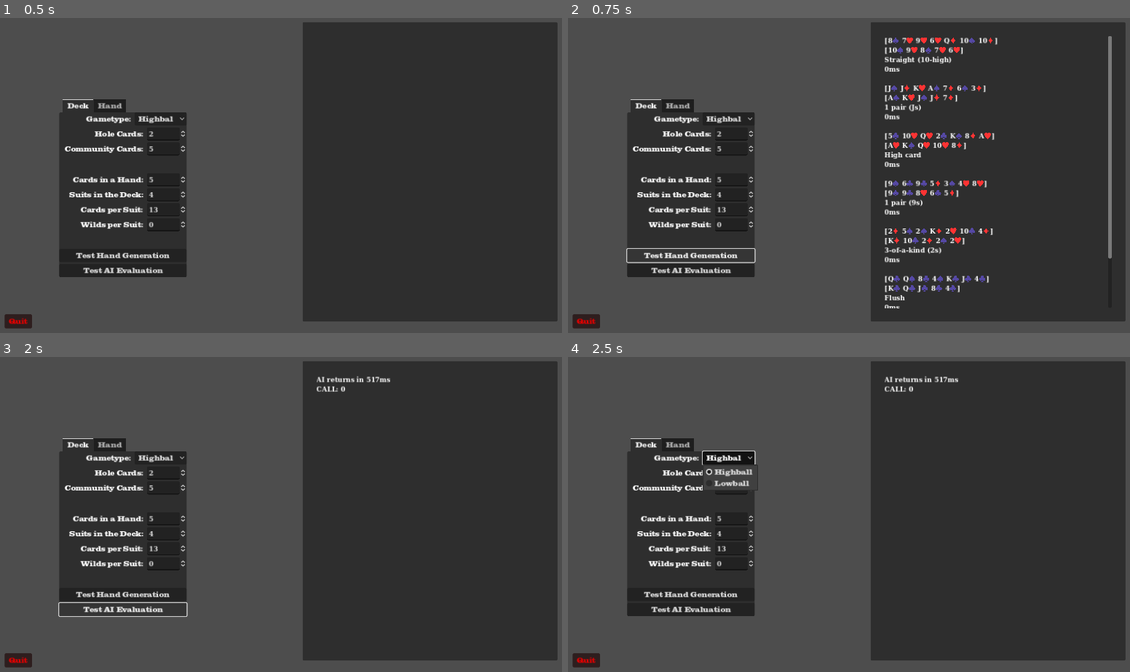
Above: before the commit, frames 1-4 (two rows, left to right).
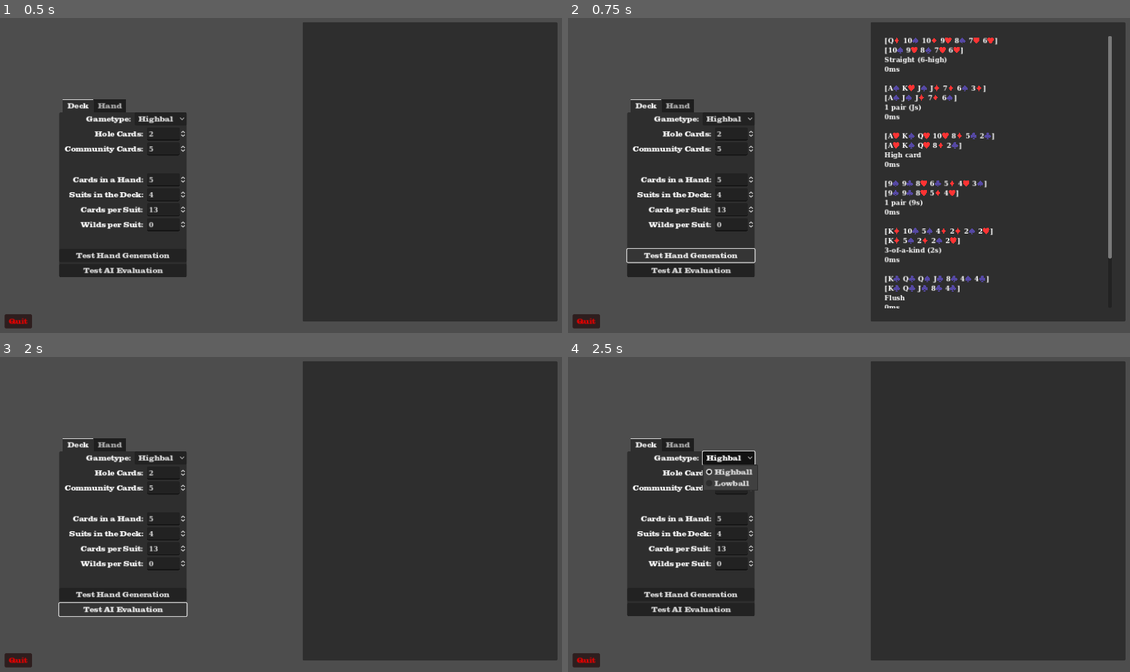
Above: after the commit, the same moments.

Repository: rwilson02/Poker-Party
Game: Godot game, scene res://scenes/debug/test_hands.tscn
Two runs of this game, one before a commit and one after it. Both use one fixed random seed, a clock stepped at 60 frames per second and the inputs below. This scene is started directly instead of the project's main scene.
Inputs:
- Up to frame 1 (0.5 s): no input
- Up to frame 2 (0.75 s): click "Test Hand Generation" at 0.5 s
- Up to frame 3 (2 s): click "Test AI Evaluation" at 1.25 s
- Up to frame 4 (2.5 s): click "Highball" at 2 s

Frame 1 is identical in both runs. In frame 2, 1.4% of the frame differs, in the area x 56-76%, y 6-85%; in frame 3, 0.2%; in frame 4, 0.2%.

Commit message:
some hand generation optimizations

Diff:
--- a/scripts/debug/hand_generation.gd
+++ b/scripts/debug/hand_generation.gd
@@ -91,6 +91,7 @@
 	ai_node.set_script(AI)
 	add_child(ai_node)
 	ai_node.setup(0)
+	ai_node.player_info.chips = 200
 
 	var deck = range(Rules.get_deck_size())
 	for i in Rules.RULES.SUITS * Rules.RULES.WILDS:
--- a/scripts/hand.gd
+++ b/scripts/hand.gd
@@ -2,9 +2,9 @@
 
 var cards = []
 var rank = ""
-var kickerA = null
-var kickerB = null
-var kickerC = null
+var kickerA = -1
+var kickerB = -1
+var kickerC = -1
 
 func _init(given_cards: Array):
 	if not given_cards.is_empty():
@@ -13,15 +13,11 @@
 #		prints(self.rank, Hand.hand_to_string(self.cards))
 
 func classify():
-	var value_sort = func(a,b): return Rules.get_value(a) > Rules.get_value(b)
-
-	self.cards.sort_custom(value_sort)
-
 	var clean_values = self.cards.map(Rules.get_value)
+	clean_values.sort();
 	var runs = []
 
 	var wild_count = self.cards.count(Rules.FREE_WILD)
-
 	if wild_count == Rules.RULES.CARDS_PER_HAND:
 		self.rank = "AW"
 		return
@@ -44,12 +40,11 @@
 	if Rules.RULES.BALL == -1:
 		if not is_straight.is_empty():
 			var clean_straight = is_straight.map(func(c): return Rules.get_value(c))
-			clean_straight.sort_custom(value_sort)
+			clean_straight.sort()
 
 			if clean_straight[0] == Rules.RULES.VALS_PER_SUIT - 1 and \
 			clean_straight[1] == Rules.RULES.CARDS_PER_HAND - 2:
 				self.rank = "SW" if is_flush else "WH"
-				self.cards.sort_custom(value_sort)
 				return
 		# If it hasn't returned by now, clear it all
 		is_straight.clear()
@@ -91,13 +86,13 @@
 
 	#assert(runs.all(func(c): return c[0] <= self.cards.size()))
 
-	self.cards.sort_custom(value_sort)
 	match [not is_straight.is_empty(), is_flush]:
 		[true, var also_flush]:
-			self.kickerA = self.cards.front()
-			if Rules.get_value(self.kickerA) == Rules.RULES.VALS_PER_SUIT - 1 and \
-				Rules.get_value(self.cards[1]) == Rules.RULES.CARDS_PER_HAND - 2:
-					self.kickerA = self.cards[1]
+			if Rules.get_value(clean_values[0]) == Rules.RULES.VALS_PER_SUIT - 1 and \
+				Rules.get_value(clean_values[1]) == Rules.RULES.CARDS_PER_HAND - 2:
+					self.kickerA = clean_values[1]
+			else:
+				self.kickerA = clean_values.front()
 
 			self.rank = "SF" if also_flush else "ST"
 		[false, true]:
@@ -125,7 +120,7 @@
 						[3, 3]:
 							self.rank = "2T"
 						[_, _]:
-							if groups[0] + groups[1] < self.cards.size():
+							if groups[0] + groups[1] < clean_values.size():
 								self.rank = "CR"
 							else:
 								self.rank = "FH"
@@ -362,24 +357,24 @@
 		# Highball
 		if a.rank != b.rank:
 			return Rules.RULES.HAND_RANKS[a.rank] > Rules.RULES.HAND_RANKS[b.rank]
-		elif Rules.get_value(a.kickerA) != Rules.get_value(b.kickerA):
-			return Rules.get_value(a.kickerA) > Rules.get_value(b.kickerA)
-		elif Rules.get_value(a.kickerB) != Rules.get_value(b.kickerB):
-			return Rules.get_value(a.kickerB) > Rules.get_value(b.kickerB)
-		elif Rules.get_value(a.kickerC) != Rules.get_value(b.kickerC):
-			return Rules.get_value(a.kickerC) > Rules.get_value(b.kickerC)
+		elif a.kickerA != b.kickerA:
+			return a.kickerA > b.kickerA
+		elif a.kickerB != b.kickerB:
+			return a.kickerB > b.kickerB
+		elif a.kickerC != b.kickerC:
+			return a.kickerC > b.kickerC
 		else:
 			return a.cards.map(Rules.get_value) > b.cards.map(Rules.get_value)
 	else:
 		# Lowball
 		if a.rank != b.rank:
 			return Rules.RULES.HAND_RANKS[a.rank] < Rules.RULES.HAND_RANKS[b.rank]
-		elif Rules.get_value(a.kickerA) != Rules.get_value(b.kickerA):
-			return Rules.get_value(a.kickerA) < Rules.get_value(b.kickerA)
-		elif Rules.get_value(a.kickerB) != Rules.get_value(b.kickerB):
-			return Rules.get_value(a.kickerB) < Rules.get_value(b.kickerB)
-		elif Rules.get_value(a.kickerC) != Rules.get_value(b.kickerC):
-			return Rules.get_value(a.kickerC) < Rules.get_value(b.kickerC)
+		elif a.kickerA != b.kickerA:
+			return a.kickerA < b.kickerA
+		elif a.kickerB != b.kickerB:
+			return a.kickerB < b.kickerB
+		elif a.kickerC != b.kickerC:
+			return a.kickerC < b.kickerC
 		else:
 			return a.cards.map(Rules.get_value) < b.cards.map(Rules.get_value)
 
@@ -426,6 +421,7 @@
 static func hand_to_string(hand):
 	if hand is Hand:
 		hand = hand.cards
+	hand.sort_custom(func(a,b): return Rules.get_value(a) > Rules.get_value(b))
 
 	var hand_string = "["
 	for card in hand:
--- a/scripts/rules.gd
+++ b/scripts/rules.gd
@@ -20,13 +20,10 @@
 	reset(true)
 
 func get_value(card):
-	if card is int:
-		if card == FREE_WILD:
-			return FREE_WILD
-		else:
-			return (card & VALUE) % RULES.VALS_PER_SUIT
-	else:
-		return -1
+	if card == FREE_WILD:
+		return FREE_WILD
+	else:
+		return (card & VALUE) % RULES.VALS_PER_SUIT
 
 func get_suit(card):
 	if not card is int:
@@ -51,8 +48,10 @@
 func get_deck_size(): return RULES.SUITS * RULES.VALS_PER_SUIT
 
 func get_proper_value(card):
+	if card == -1: return -1
+
 	var values = "JQKA"
-	var card_value = get_value(card) if card != null else -1
+	var card_value = get_value(card)
 	var end_diff = card_value - RULES.VALS_PER_SUIT
 
 	if card == FREE_WILD:
